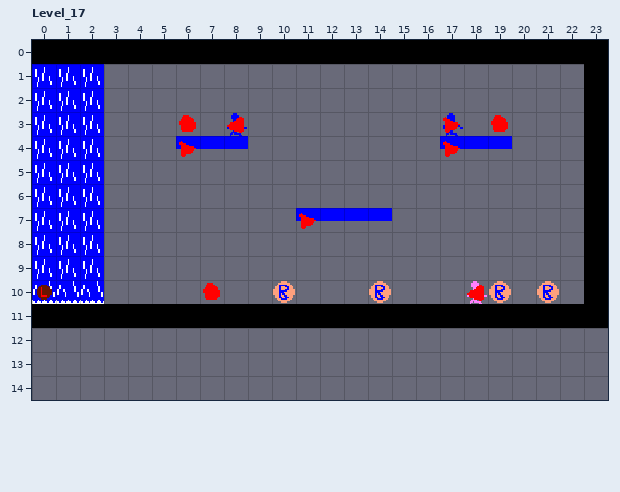
A LDtk project gets an edit: Assets/Game/World/LDtk/Waterfall.ldtk. That is the earlier state.
Cells are 16x16 px. Shown: Level_17 x 0..23, y 0..14. The commit also changed other parts of the map, which this record leaves out. The old version is drawn lined up with the new one.
And afterwards:
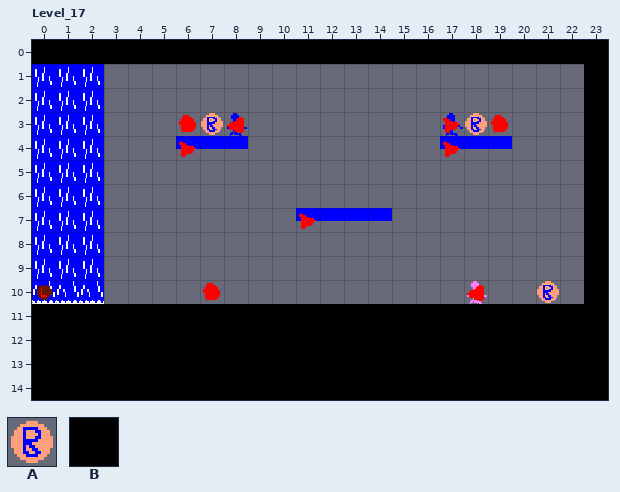
Key: from "Entities": A 20; from "Ground": B 0.
_ is an empty cell, . an unchanged one.
The edit:
map size 24x12 -> 24x15 cells
--- layer "Ground"
@@ x 0..23 @@
-12 ________________________
-13 ________________________
-14 ________________________
+12 BBBBBBBBBBBBBBBBBBBBBBBB
+13 BBBBBBBBBBBBBBBBBBBBBBBB
+14 BBBBBBBBBBBBBBBBBBBBBBBB
--- layer "Entities"
@@ x 7..18 @@
- 3 _.........._
+ 3 A..........A
@@ x 10..19 @@
-10 A...A....A
+10 _..._...._
